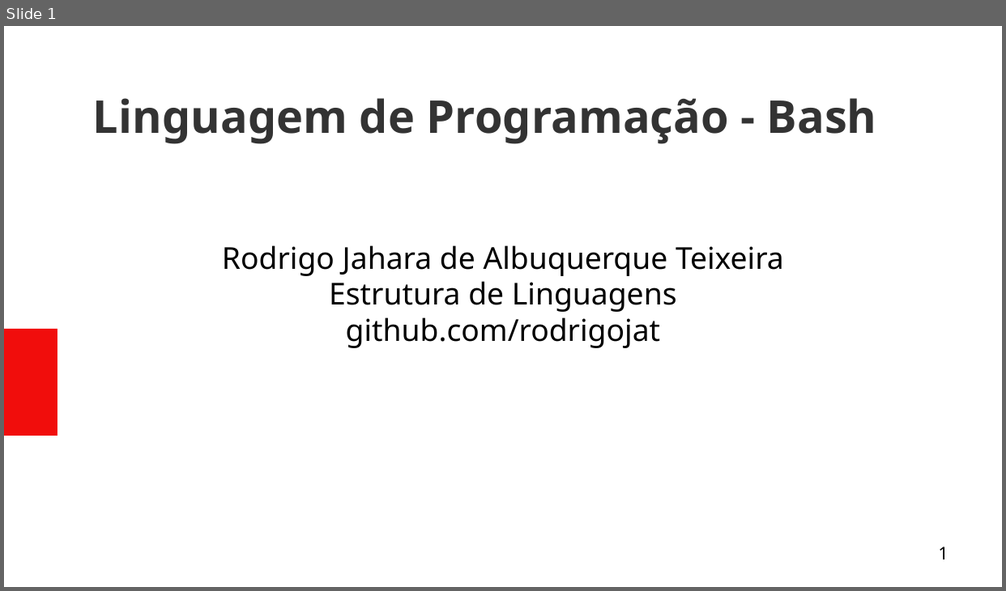
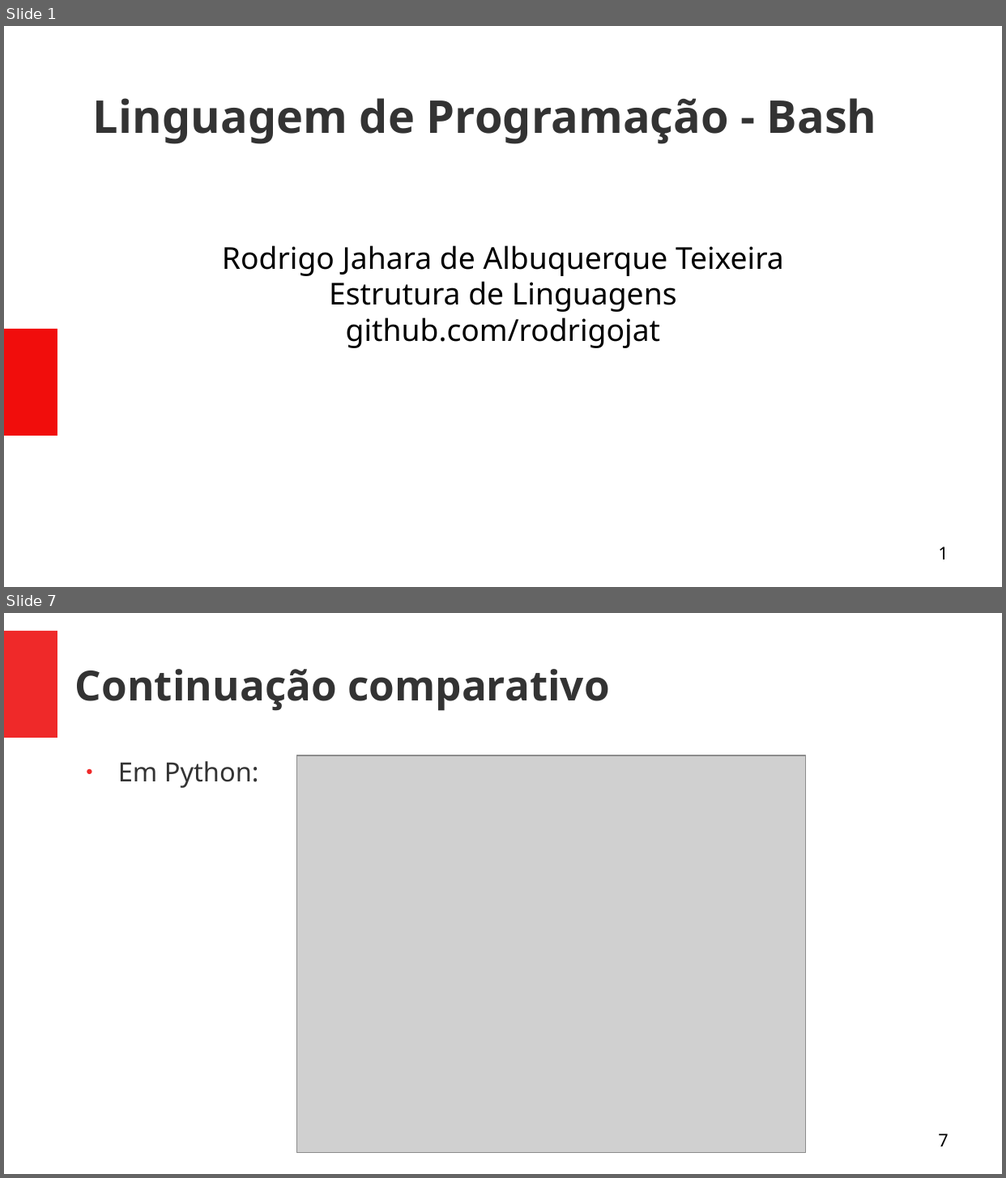
Before and after one commit to rodrigojat/EDL, a slide deck: trabalhoEDL/trabalho_bash.odp. Shown one above the other, each under a label of ours: slide 1 before the commit, slides 1 and 7 after it; the slides between them are not shown. The pictures are 1006x591 and 1006x1178 pixels, drawn with LibreOffice and Linux fonts; fonts in the diff are those of the drawing; grey boxes stand for pictures. Boxes give left, top, right and bottom in pixels: in the first picture for what was removed or moved away, otherwise in the second. Text is boxed around its words. In the diff, an @@ line names an element or a change of style, - is before the commit and + after.

Commit message:
Resumido e adicionado comparativo com python

```diff
--- a/trabalhoEDL/trabalho_bash.odp
+++ b/trabalhoEDL/trabalho_bash.odp
@@ slide 7 added at <box>4,613,1002,1174</box>, background #FFFFFF @@
@@ rectangle added at <box>4,631,57,738</box>, fill #EF2929 @@
@@ title added at <box>75,669,610,711</box>, 33 pt, text #333333, bold @@
+Continuação comparativo
@@ picture added at <box>297,756,807,1152</box> @@
@@ text added at <box>118,761,259,788</box>, 21 pt, text #333333 @@
+● Em Python:
@@ page number added at <box>938,1134,948,1147</box>, 14 pt, text #000000 @@
+7
```
Also in this commit, not shown: 6 slides changed, 2 other slides added.
